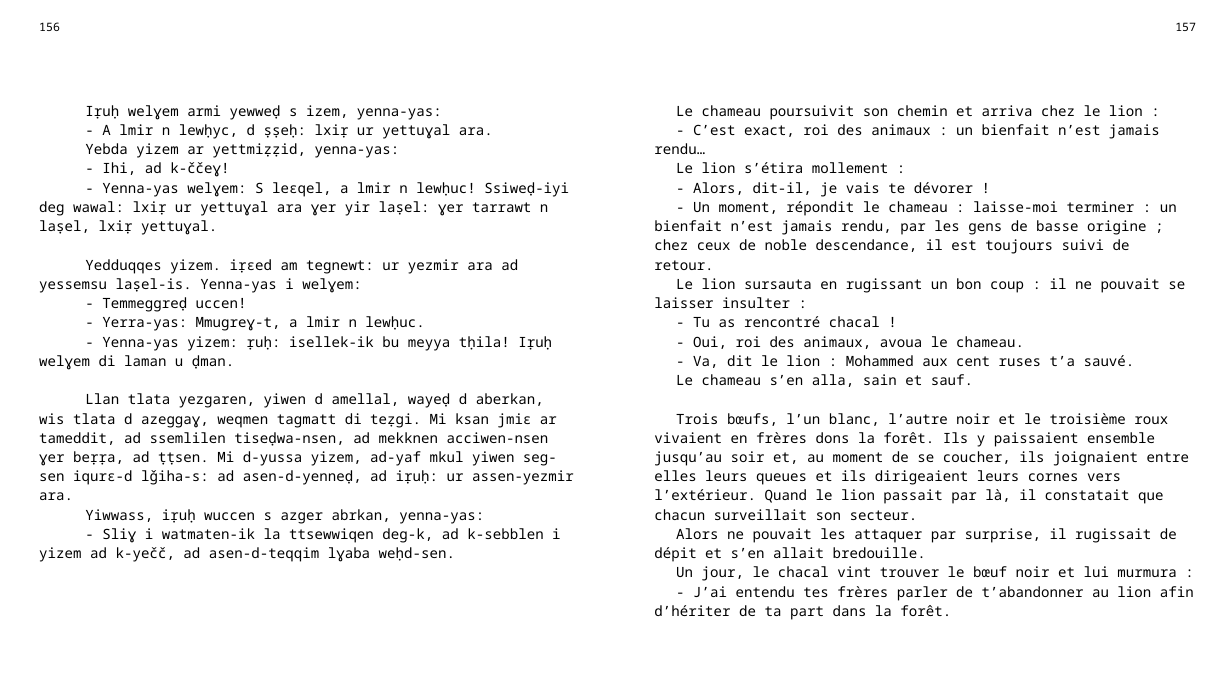
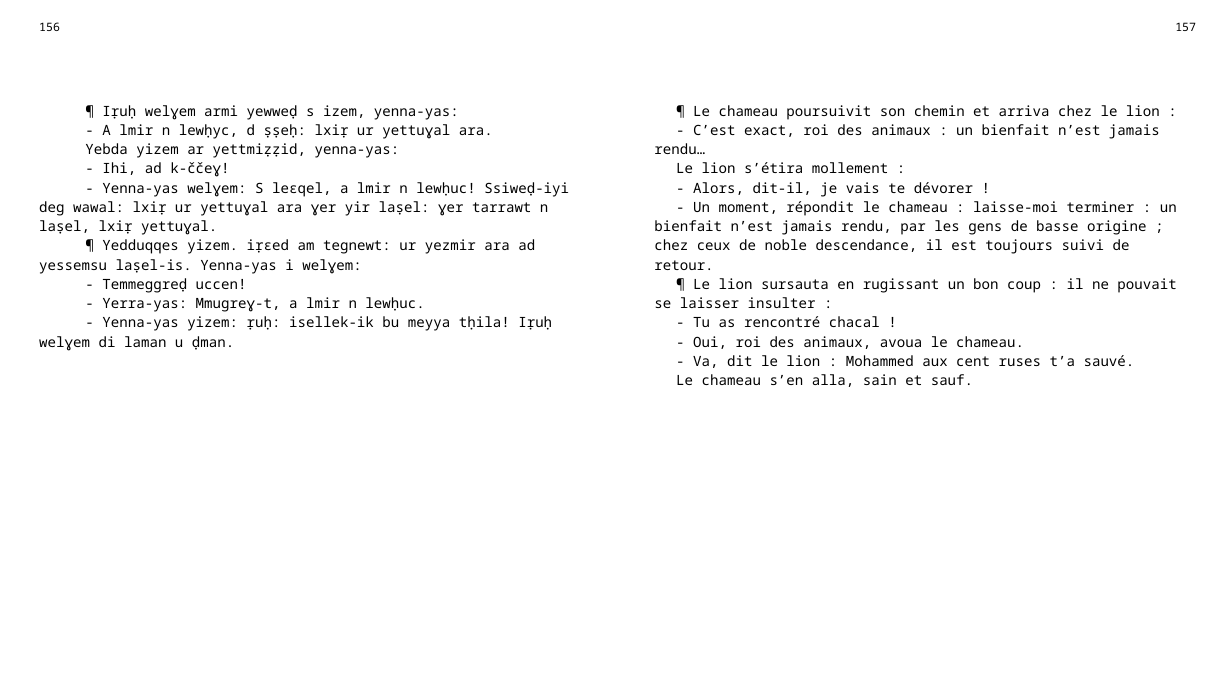
Before and after one commit to sferhah/tamacahut_n_wuccen, a slide deck: slide 74 of Uccen.ConsoleApp/uccen.pptx. Drawn at 1232x693 pixels with LibreOffice and Linux fonts; fonts in the diff are those of the drawing. Boxes give left, top, right and bottom in pixels: in the first picture for what was removed or moved away, otherwise in the second. Text is boxed around its words. In the diff, an @@ line names an element or a change of style, - is before the commit and + after.

```diff
--- a/Uccen.ConsoleApp/uccen.pptx
+++ b/Uccen.ConsoleApp/uccen.pptx
@@ table at (x1=30, y1=15, x2=1205, y2=668) @@
-row 3, column 1: Iṛuḥ welɣem armi yewweḍ s izem, yenna-yas: / - A lmir n lewḥyc, d ṣṣeḥ: lxiṛ ur yettuɣal ara. / Yebda yizem ar yettmiẓẓid, yenna-yas: / - Ihi, ad k-ččeɣ! / - Yenna-yas welɣem: S leɛqel, a lmir n lewḥuc! Ssiweḍ-iyi deg wawal: lxiṛ ur yettuɣal ara ɣer yir laṣel: ɣer tarrawt n laṣel, lxiṛ yettuɣal. / Yedduqqes yizem. iṛɛed am tegnewt: ur yezmir ara ad yessemsu laṣel-is. Yenna-yas i welɣem: / - Temmeggreḍ uccen! / - Yerra-yas: Mmugreɣ-t, a lmir n lewḥuc. / - Yenna-yas yizem: ṛuḥ: isellek-ik bu meyya tḥila! Iṛuḥ welɣem di laman u ḍman. / Llan tlata yezgaren, yiwen d amellal, wayeḍ d aberkan, wis tlata d azeggaɣ, weqmen tagmatt di teẓgi. Mi ksan jmiɛ ar tameddit, ad ssemlilen tiseḍwa-nsen, ad mekknen acciwen-nsen ɣer beṛṛa, ad ṭṭsen. Mi d-yussa yizem, ad-yaf mkul yiwen seg-sen iqurɛ-d lǧiha-s: ad asen-d-yenneḍ, ad iṛuḥ: ur assen-yezmir ara. / Yiwwass, iṛuḥ wuccen s azger abrkan, yenna-yas: / - Sliɣ i watmaten-ik la ttsewwiqen deg-k, ad k-sebblen i yizem ad k-yečč, ad asen-d-teqqim lɣaba weḥd-sen.
+row 3, column 1: ¶ Iṛuḥ welɣem armi yewweḍ s izem, yenna-yas: / - A lmir n lewḥyc, d ṣṣeḥ: lxiṛ ur yettuɣal ara. / Yebda yizem ar yettmiẓẓid, yenna-yas: / - Ihi, ad k-ččeɣ! / - Yenna-yas welɣem: S leɛqel, a lmir n lewḥuc! Ssiweḍ-iyi deg wawal: lxiṛ ur yettuɣal ara ɣer yir laṣel: ɣer tarrawt n laṣel, lxiṛ yettuɣal. / ¶ Yedduqqes yizem. iṛɛed am tegnewt: ur yezmir ara ad yessemsu laṣel-is. Yenna-yas i welɣem: / - Temmeggreḍ uccen! / - Yerra-yas: Mmugreɣ-t, a lmir n lewḥuc. / - Yenna-yas yizem: ṛuḥ: isellek-ik bu meyya tḥila! Iṛuḥ welɣem di laman u ḍman.
-row 3, column 3: Le chameau poursuivit son chemin et arriva chez le lion : / - C’est exact, roi des animaux : un bienfait n’est jamais rendu… / Le lion s’étira mollement : / - Alors, dit-il, je vais te dévorer ! / - Un moment, répondit le chameau : laisse-moi terminer : un bienfait n’est jamais rendu, par les gens de basse origine ; chez ceux de noble descendance, il est toujours suivi de retour. / Le lion sursauta en rugissant un bon coup : il ne pouvait se laisser insulter : / - Tu as rencontré chacal ! / - Oui, roi des animaux, avoua le chameau. / - Va, dit le lion : Mohammed aux cent ruses t’a sauvé. / Le chameau s’en alla, sain et sauf. / Trois bœufs, l’un blanc, l’autre noir et le troisième roux vivaient en frères dons la forêt. Ils y paissaient ensemble jusqu’au soir et, au moment de se coucher, ils joignaient entre elles leurs queues et ils dirigeaient leurs cornes vers l’extérieur. Quand le lion passait par là, il constatait que chacun surveillait son secteur. / Alors ne pouvait les attaquer par surprise, il rugissait de dépit et s’en allait bredouille. / Un jour, le chacal vint trouver le bœuf noir et lui murmura : / - J’ai entendu tes frères parler de t’abandonner au lion afin d’hériter de ta part dans la forêt.
+row 3, column 3: ¶ Le chameau poursuivit son chemin et arriva chez le lion : / - C’est exact, roi des animaux : un bienfait n’est jamais rendu… / Le lion s’étira mollement : / - Alors, dit-il, je vais te dévorer ! / - Un moment, répondit le chameau : laisse-moi terminer : un bienfait n’est jamais rendu, par les gens de basse origine ; chez ceux de noble descendance, il est toujours suivi de retour. / ¶ Le lion sursauta en rugissant un bon coup : il ne pouvait se laisser insulter : / - Tu as rencontré chacal ! / - Oui, roi des animaux, avoua le chameau. / - Va, dit le lion : Mohammed aux cent ruses t’a sauvé. / Le chameau s’en alla, sain et sauf.
```
Also in this commit, not shown: 4 other slides changed, 1 slide added, 2 other files.
